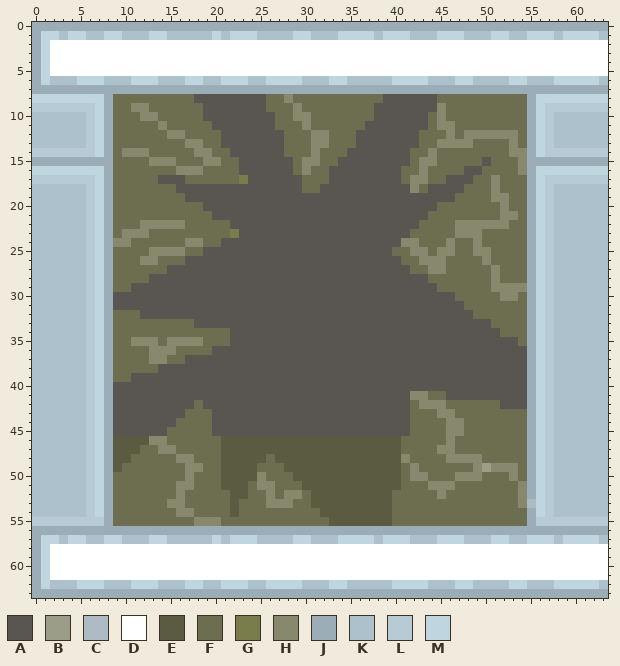
Pixel-art sprite -- assets/textures/tiles/space/spacewallchamber_empty.png. Above, as it was before the edit.
The file is 64x64 pixels. Colours within 5 levels of each other are drawn and written as one.
Palette (. is transparent): A #595652  B #9c9d88  C #adbbc3  D #ffffff  E #5a5b41  F #6d6e4f  G #797d4e  H #87886e  J #9badb7  K #adc1cc  L #b6cbd6  M #bfd5e0
New version:
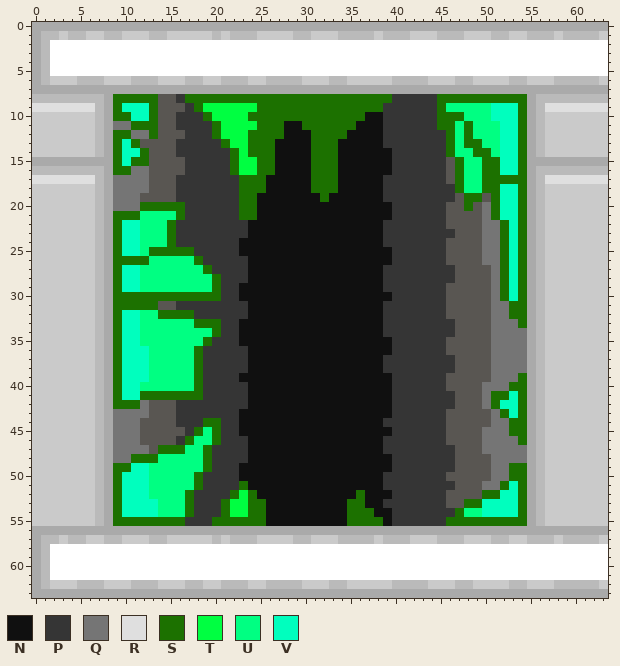
Colours new in this view: N #101010  P #353535  Q #757575  R #dfdfdf  S #1c7100  T #00ff41  U #00ff82  V #00ffbe
The exact change:
colour J: #9badb7 -> #aaaaaa
colour K: #adc1cc -> #cacaca
colour M: #bfd5e0 -> #bababa
Changed rows in their new state; - is a pixel that keeps its letter.
first column x 0:
 8 ---------SSSSSAAPSSSSSSSSSSSSSSSSSSSSSSSPPPPPSSSSSSSSSS---------
 9 RRRRRRR--SVVVSAAAPSTTTTTTSSSSSSSSSSSSSSPPPPPPSUUUUUVVVS--RRRRRRR
10 ------K--SSVVSAAPPPSTTTTSSSSSSSSSSSSSNNPPPPPPSSSUUUVVVS--K------
11 ------K--QQSSSAAPPPPSTTTTSSSNNSSSSSSNNNPPPPPPSSUSUUUVVS--K------
12 ------K--SSQQSAAAPPPSTTTSSSSNNNSSSSNNNNPPPPPPPSUSUUUVVS--K------
13 ------K--SVSAAAAPPPPPSTTSSSNNNNSSSNNNNNPPPPPPPSUSSUUVVS--K------
14 KKKKKKK--SVVSAAAPPPPPPSTSSSNNNNSSSNNNNNNPPPPPPSUUSSUVVS--KKKKKKK
15 ---------SVSSAAAAPPPPPSTTSSNNNNSSSNNNNNNPPPPPPASUUSSVVS---------
16 ---------SSQQAAAAPPPPPSTTSSNNNNSSSNNNNNNPPPPPPASUUSSVVS---------
17 RRRRRRR--QQQQA--PPPPPPPSSSNNNNNSSSNNNNNPPPPPPP-SUUSSSSS--RRRRRRR
18 ------K--QQQQAAAPPPPPPPSSSNNNNNSSSNNNNNPPPPPPPPSUUSSVVS--K------
19 ------K--QQQAAAAPPPPPPPSSNNNNNNNSNNNNNNPPPPPPPPASSASVVS--K------
20 ------K--QQQSSSSSPPPPPPSSNNNNNNNNNNNNNNNPPPPPPAASAQSVVS--K------
21 ------K--SSSUUUUSPPPPPPSSNNNNNNNNNNNNNNNPPPPPPAAAAQSVVS--K------
22 ------K--SVVUUUSPPPPPPPPNNNNNNNNNNNNNNNPPPPPPPAAAAQQSVS--K------
23 ------K--SVVUUUSPPPPPPPPNNNNNNNNNNNNNNNPPPPPPPPAAAQQSVS--K------
24 ------K--SVVUUUSPPPPPPPNNNNNNNNNNNNNNNNPPPPPPPAAAAQQSVS--K------
25 ------K--SVVUSSSSSPPPPPNNNNNNNNNNNNNNNNNPPPPPPAAAAQQSVS--K------
26 ------K--SSSSUUUUUSPPPPPNNNNNNNNNNNNNNNNPPPPPPAAAAQQSVS--K------
27 ------K--SVVUUUUUUUSPPPPNNNNNNNNNNNNNNNPPPPPPPPAAAAQSVS--K------
28 ------K--SVVUUUUUUUUSPPPNNNNNNNNNNNNNNNPPPPPPPPAAAAQSVS--K------
29 ------K--SVVUUUUUUUUSPPNNNNNNNNNNNNNNNNPPPPPPPAAAAAQSVS--K------
30 ------K--SSSSSSSSSSSSPPNNNNNNNNNNNNNNNNNPPPPPP-AAAAQSVS--K------
31 ------K--SSSSS--PPPPPPPPNNNNNNNNNNNNNNNPPPPPPP--AAAQQSS--K------
32 ------K--SVVUUSSSSPPPPPPNNNNNNNNNNNNNNNPPPPPPP---AAQQSS--K------
33 ------K--SVVUUUUUUSSSPPNNNNNNNNNNNNNNNNPPPPPPPP----QQQS--K------
34 ------K--SVVUUUUUUUUSPPNNNNNNNNNNNNNNNNPPPPPPPP----QQQQ--K------
35 ------K--SVVUUUUUUUSPPPNNNNNNNNNNNNNNNNNPPPPPP-----QQQQ--K------
36 ------K--SVVVUUUUUSPPPPPNNNNNNNNNNNNNNNNPPPPPP-----QQQQ--K------
37 ------K--SVVVUUUUUSPPPPPNNNNNNNNNNNNNNNPPPPPPPP----QQQQ--K------
38 ------K--SVVVUUUUUSPPPPPNNNNNNNNNNNNNNNPPPPPPPP----QQQQ--K------
39 ------K--SVVVUUUUUSPPPPNNNNNNNNNNNNNNNNNPPPPPP-----QQQS--K------
40 ------K--SVVUUUUUUSPPPPPNNNNNNNNNNNNNNNNPPPPPP----QQQSS--K------
41 ------K--SVVSSSSSSSPPPPPNNNNNNNNNNNNNNNNPPPPPPP---QSSVS--K------
42 ------K--SSSQ---PPPPPPPPNNNNNNNNNNNNNNNNPPPPPPPAAAQSVVS--K------
43 ------K--QQQQ---PPPPPPPNNNNNNNNNNNNNNNNNPPPPPPAAAAAQSVS--K------
44 ------K--QQQ----PPPSSPPNNNNNNNNNNNNNNNNPPPPPPPAAAAAQQSS--K------
45 ------K--QQQ---AAPSUSPPNNNNNNNNNNNNNNNNNPPPPPPAAAAQQQSS--K------
46 ------K--QQQAAAAPSUUSPPPNNNNNNNNNNNNNNNPPPPPPPAAAAQQQQS--K------
47 ------K--QQQQASSSUUSPPPPNNNNNNNNNNNNNNNPPPPPPPPAAAQQQQQ--K------
48 ------K--QQSSSUUUUUSPPPPNNNNNNNNNNNNNNNNPPPPPPPAAAAQQQQ--K------
49 ------K--SSVVUUUUUUSPPPNNNNNNNNNNNNNNNNNPPPPPPPAAAAQQSS--K------
50 ------K--SVVVUUUUUSPPPPNNNNNNNNNNNNNNNNPPPPPPPAAAAAQQSS--K------
51 ------K--SVVVUUUUUSPPPPSNNNNNNNNNNNNNNNPPPPPPPPAAAQQSVS--K------
52 ------K--SVVVUUUUSPPPPSTSNNNNNNNNNNNSNNNPPPPPPAAAASSVVS--K------
53 ------K--SVVVVUUUSPPPSTTSSNNNNNNNNNSSNNPPPPPPPAASSVVVVSJ-K------
54 ------K--SVVVVUUUSPPPSTTSSNNNNNNNNNSSSNNPPPPPPPSUUVVVVS--K------
55 KKKKKKKM-SSSSSSSSPPPSSSSSSNNNNNNNNNSSSSNPPPPPPSSSSSSSSS-MKKKKKKK
Where, in picture pixels (left, top, right, bottom), the same in both pictures:
changed: (32, 22, 608, 598)
